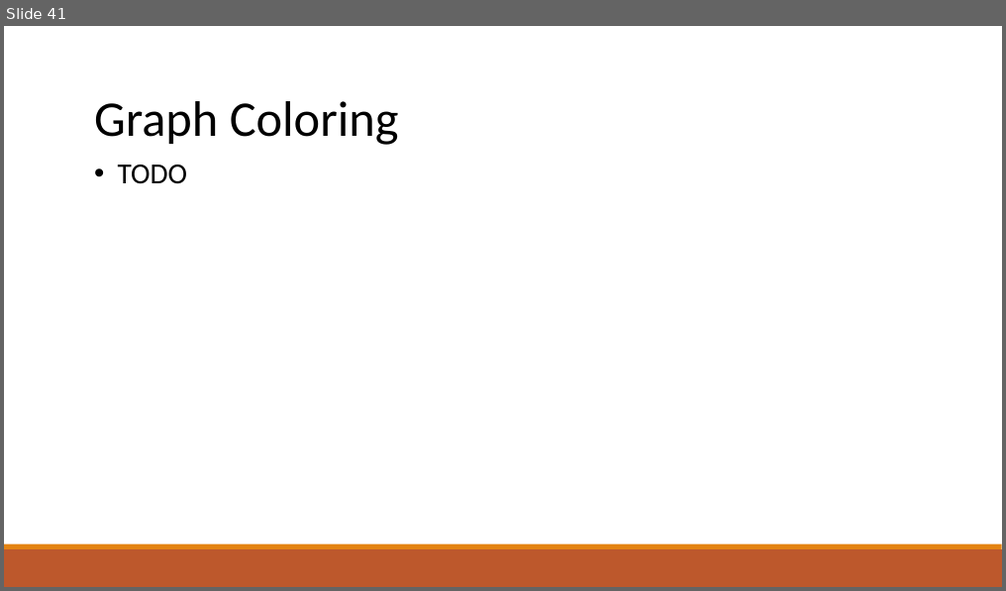
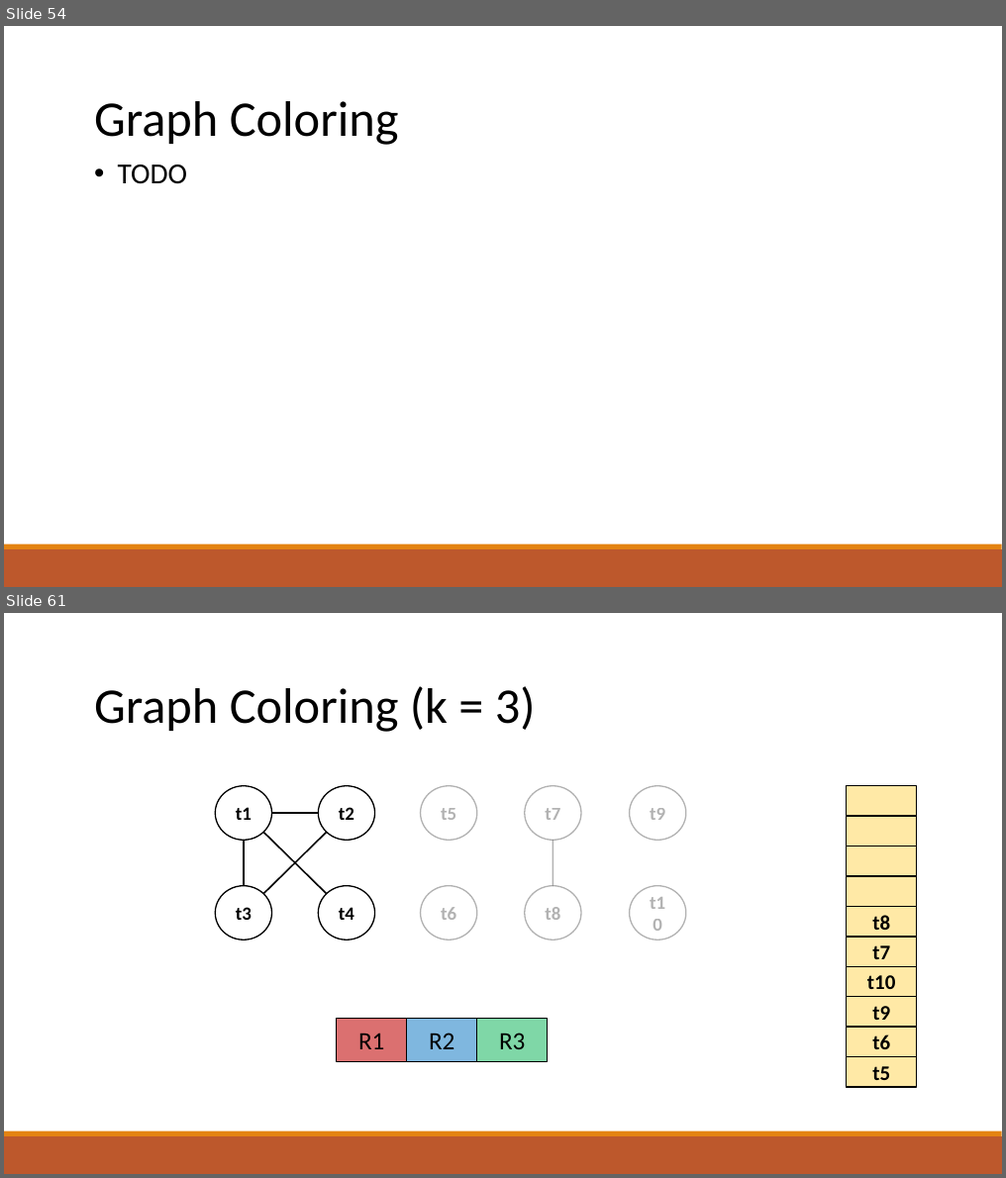
Before and after one commit to raghadzeidan/COMPILATION_TAU_FOR_STUDENTS, a slide deck: new_slides/register_allocation.pptx. Shown one above the other, each under a label of ours: slide 41 before the commit, slides 54 and 61 after it; the slides between them are not shown. The pictures are 1006x591 and 1006x1178 pixels, drawn with LibreOffice and Linux fonts; fonts in the diff are those of the drawing. Boxes give left, top, right and bottom in pixels: in the first picture for what was removed or moved away, otherwise in the second. Text is boxed around its words. In the diff, an @@ line names an element or a change of style, - is before the commit and + after.

```diff
--- a/new_slides/register_allocation.pptx
+++ b/new_slides/register_allocation.pptx
@@ slide 61 added at box(4, 613, 1002, 1174), background #FFFFFF; not listed: 2 template elements that a slide beside it also shows @@
@@ text added at box(94, 686, 536, 732), 48 pt, text #000000 @@
+Graph Coloring (k = 3)
@@ ellipse added at box(215, 786, 272, 840), fill #FFFFFF at 47% opacity, outline #000000 1.25 pt, 18 pt, text #000000, bold @@
+t1
@@ ellipse added at box(319, 786, 375, 840), fill #FFFFFF at 47% opacity, outline #000000 1.25 pt, 18 pt, text #000000, bold @@
+t2
@@ ellipse added at box(420, 786, 477, 840), fill #FFFFFF at 47% opacity, outline #000000 1.25 pt, 18 pt, text #000000 at 30% opacity, bold @@
+t5
@@ ellipse added at box(525, 786, 581, 840), fill #FFFFFF at 47% opacity, outline #000000 1.25 pt, 18 pt, text #000000 at 30% opacity, bold @@
+t7
@@ ellipse added at box(629, 786, 686, 840), fill #FFFFFF at 47% opacity, outline #000000 1.25 pt, 18 pt, text #000000 at 30% opacity, bold @@
+t9
@@ line added from (272, 813) to (319, 813), #000000 1.5 pt @@
@@ group added at box(846, 786, 917, 1087): 10 rectangles @@
+t10
+t9
+t6
+t5
+t8
+t7
@@ line added from (244, 886) to (244, 840), #000000 1.5 pt @@
@@ line added from (263, 894) to (327, 833), #000000 1.5 pt @@
@@ line added from (263, 833) to (327, 894), #000000 1.5 pt @@
@@ line added from (552, 886) to (552, 840), #000000 1.25 pt @@
@@ ellipse added at box(215, 886, 272, 940), fill #FFFFFF at 47% opacity, outline #000000 1.25 pt, 18 pt, text #000000, bold @@
+t3
@@ ellipse added at box(319, 886, 375, 940), fill #FFFFFF at 47% opacity, outline #000000 1.25 pt, 18 pt, text #000000, bold @@
+t4
@@ ellipse added at box(420, 886, 477, 940), fill #FFFFFF at 47% opacity, outline #000000 1.25 pt, 18 pt, text #000000 at 30% opacity, bold @@
+t6
@@ ellipse added at box(525, 886, 581, 940), fill #FFFFFF at 47% opacity, outline #000000 1.25 pt, 18 pt, text #000000 at 30% opacity, bold @@
+t8
@@ ellipse added at box(629, 886, 686, 940), fill #FFFFFF at 47% opacity, outline #000000 1.25 pt, 18 pt, text #000000 at 30% opacity, bold @@
+t10
@@ rectangle added at box(337, 1019, 407, 1062), fill #C00000 at 56% opacity, outline #000000 1.25 pt, 24 pt, text #000000 @@
+R1
@@ rectangle added at box(407, 1019, 477, 1062), fill #0070C0 at 50% opacity, outline #000000 1.25 pt, 24 pt, text #000000 @@
+R2
@@ rectangle added at box(477, 1019, 548, 1062), fill #00B050 at 50% opacity, outline #000000 1.25 pt, 24 pt, text #000000 @@
+R3
@@ what was slide 41 is now slide 54 @@
```
Also in this commit, not shown: 5 slides changed, 47 other slides added, 1 slide removed, 1 other file.
